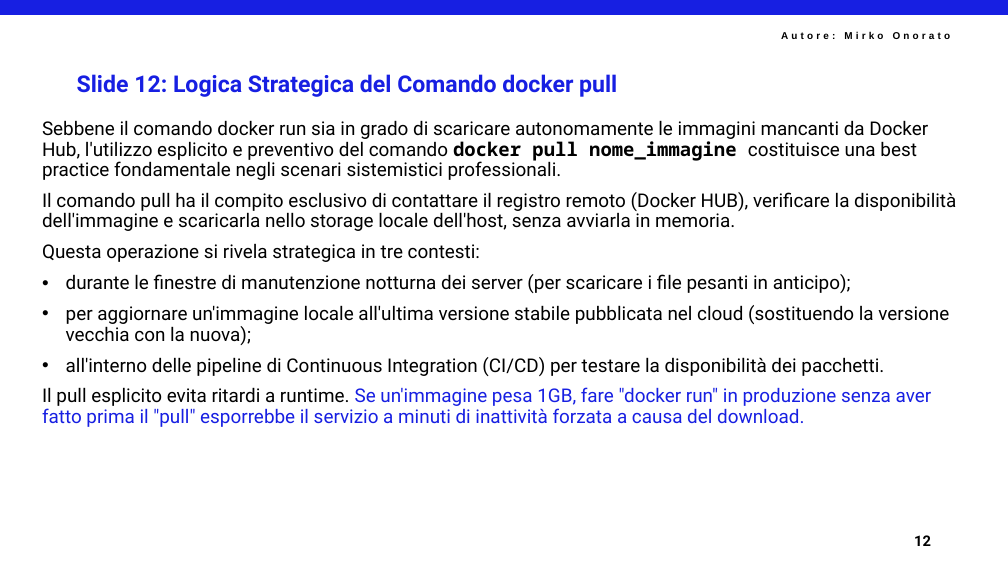
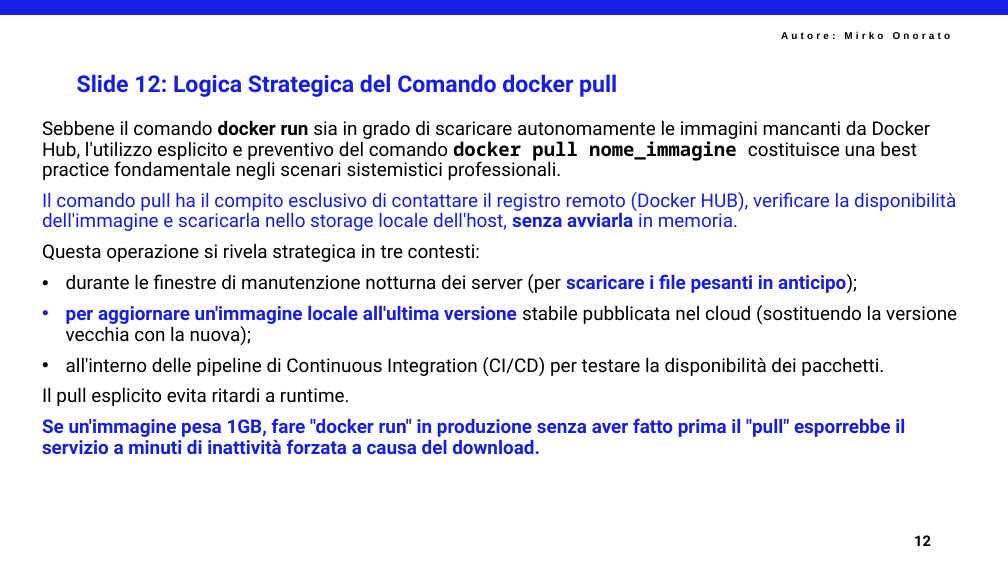
Before and after one commit to mirkoSkF/Docker-Slides, a slide deck: slide 14 of 1 - Introduzione a Docker.pptx. Drawn at 1008x567 pixels with LibreOffice and Linux fonts; fonts in the diff are those of the drawing; background and template pictures are left out. Boxes give left, top, right and bottom in pixels: in the first picture for what was removed or moved away, otherwise in the second. Text is boxed around its words. In the diff, an @@ line names an element or a change of style, - is before the commit and + after.

```diff
--- a/1 - Introduzione a Docker.pptx
+++ b/1 - Introduzione a Docker.pptx
@@ text at (42,120,957,345): bold on in "docker run", "senza avviarla", "scaricare i file pesanti in anticipo);", "per aggiornare un'immagine locale all'ultima versione"; text colour #000000 to #171FE2 in "Il comando pull ha il compito esclusivo ...", "scaricare i file pesanti in anticipo);", "per aggiornare un'immagine locale all'ultima versione" @@
@@ text at (42,387,905,454): text changed; bold on @@
-Il pull esplicito evita ritardi a runtime. Se un'immagine pesa 1GB, fare "docker run" in produzione senza aver fatto prima il "pull" esporrebbe il servizio a minuti di inattività forzata a causa del download.
+Il pull esplicito evita ritardi a runtime.
+Se un'immagine pesa 1GB, fare "docker run" in produzione senza aver fatto prima il "pull" esporrebbe il servizio a minuti di inattività forzata a causa del download.
```
Also in this commit, not shown: 27 other slides changed.
